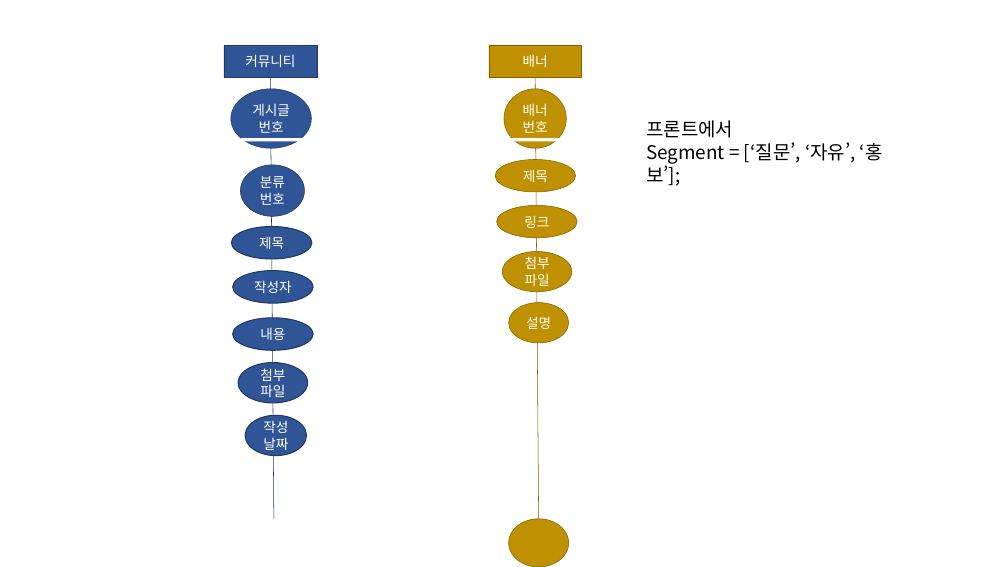
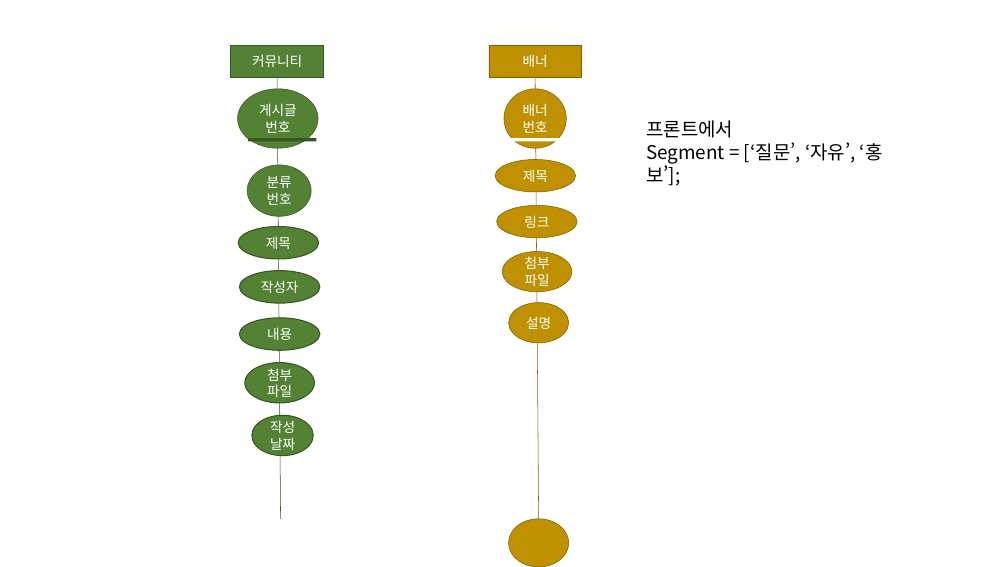
Before and after one commit to hyunniesss/ToyProject, a slide deck: slide 3 of document/db설계도.pptx. Drawn at 1008x567 pixels with LibreOffice and Linux fonts; fonts in the diff are those of the drawing. Boxes give left, top, right and bottom in pixels: in the first picture for what was removed or moved away, otherwise in the second. Text is boxed around its words. In the diff, an @@ line names an element or a change of style, - is before the commit and + after.

```diff
--- a/document/db설계도.pptx
+++ b/document/db설계도.pptx
@@ line (278, 78) - (281, 519): stroke #203864 0.5 pt to #385723 0.5 pt @@
@@ 7 ellipses, 4 lines, 1 rectangle: place and size @@
-7 ellipses, 4 lines, 1 rectangle at (224, 45, 317, 519)
+7 ellipses, 4 lines, 1 rectangle at (231, 45, 324, 519)
@@ line (248, 140) - (317, 140): stroke #FFFFFF 3 pt to #385723 3 pt @@
@@ fill #2F5597 to #548235; outline #203864 0.5 pt to #385723 0.5 pt in 3 elements at (237, 88, 318, 148), (231, 45, 324, 78), (247, 165, 312, 216) @@
@@ line (302, 209) - (302, 209): stroke #203864 0.5 pt to #385723 0.5 pt @@
@@ line (309, 299) - (309, 299): stroke #203864 1 pt to #385723 1 pt @@
@@ fill #2F5597 to #548235; outline #203864 1 pt to #385723 1 pt in 5 elements at (240, 271, 321, 303), (240, 318, 321, 350), (238, 227, 319, 259), (252, 415, 313, 455), (245, 363, 315, 403) @@
```
Also in this commit, not shown: 2 other slides changed.
